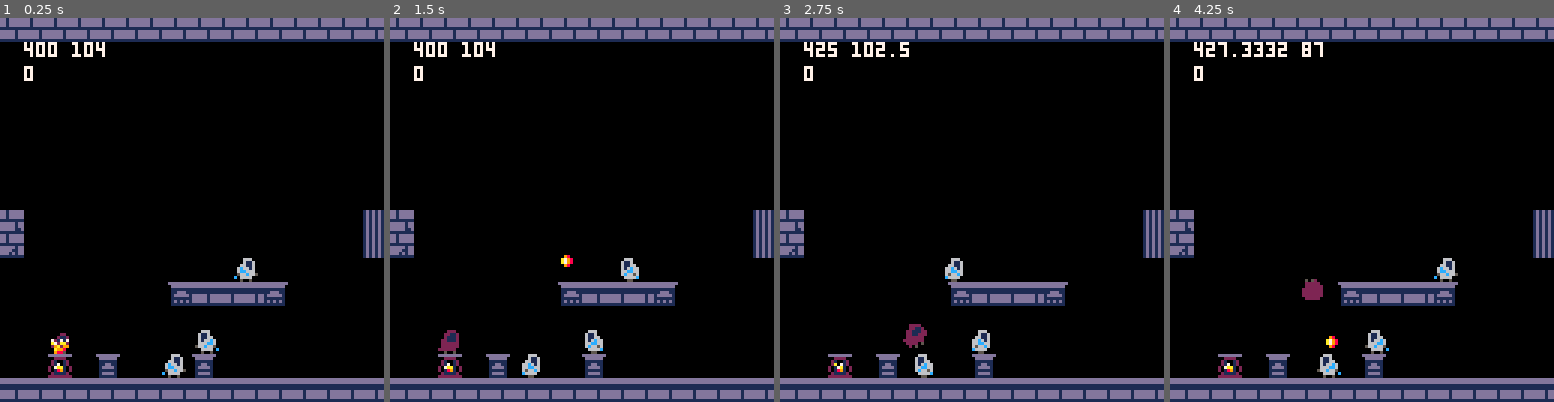
Above: before the commit, frames 1-4 (left to right).
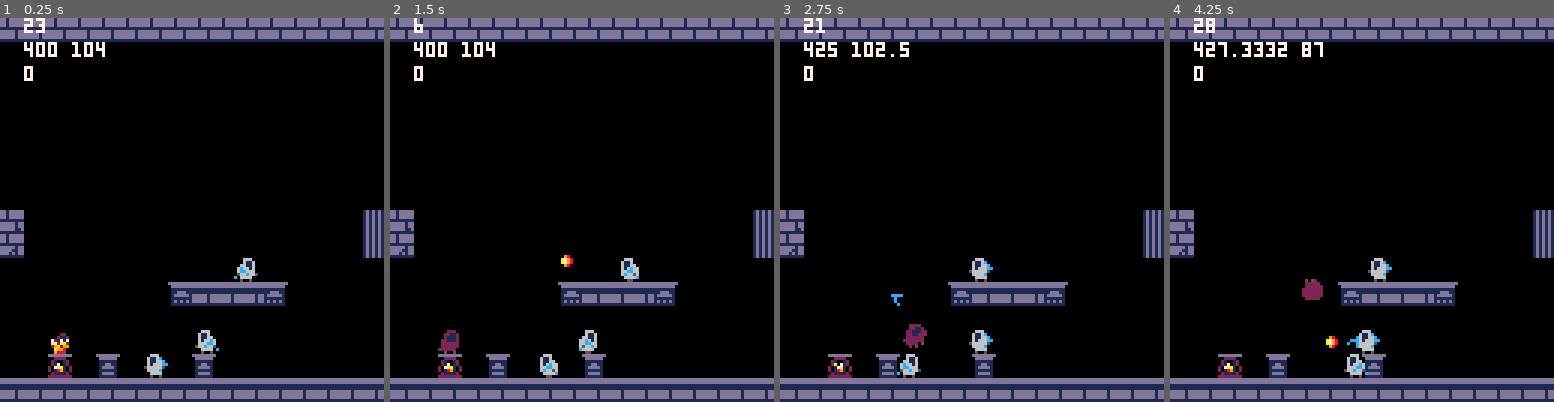
Above: after the commit, the same moments.

Repository: NunoDasNeves/pathofagni-pico8
Game: PICO-8 cartridge jumper.p8
Two runs of this game, one before a commit and one after it. Both use one fixed random seed, a clock stepped at 60 frames per second and the inputs below.
Inputs:
- Up to frame 1 (0.25 s): no input
- Up to frame 2 (1.5 s): tap X (X key) at 0.33, 1.07 s; tap O (Z key) at 0.7 s
- Up to frame 3 (2.75 s): hold Right 1.6-2.1 s; tap O (Z key) at 1.7, 2.1, 2.5 s; tap X (X key) at 1.85 s; hold Up 2.15-2.42 s; hold Right from 2.47 s (still down)
- Up to frame 4 (4.25 s): tap O (Z key) every 0.4 s from 2.9 to 4.1 s; tap X (X key) at 2.97, 4.08 s; release Right at 3.03 s; hold Left 3.08-3.58 s; hold Down 3.63-3.97 s; hold Right from 4.02 s (still down)

The runs differ from the first frame. In frame 1, 0.6% of the frame differs, in the area x 6-49%, y 0-94%; in frame 2, 0.7%; in frame 3, 1.2%; in frame 4, 1.4%, in the area x 6-75%, y 0-94%.

Commit message:
thrower throws icepicks at you

Diff:
--- a/jumper.p8
+++ b/jumper.p8
@@ -157,7 +157,7 @@
  spr(t.s+t.fr,t.x,t.y,1,1,flp)
 end
 
-function draw_fireball(f)
+function draw_smol_thang(f)
 	local sp = f.s + f.fr
  local sx = (f.sfr % 2) * 4
  local sy = (f.sfr \ 2) * 4
@@ -232,6 +232,7 @@
 	 w = 8,
 	 h = 8,
 	 hp = 3,
+	 goingrght = true, -- going to go after throwing
 	 burning = false,
 	 -- coll dimensions
 	 -- todo same as player..
@@ -241,6 +242,23 @@
 		cw = 5.99,
 		cx = 1,
 		cy = 1,
+		shcount = 0, -- throw stuff at player
+		range = 8*6, -- only throw at player in this range
+	},
+	[107] = { -- icepick
+	 init = init_icepick,
+	 update = update_icepick,
+	 burn = kill_icepick,
+	 draw = draw_smol_thang,
+	 w = 4,
+	 h = 4,
+	 vx = 1,
+	 vy = -4,
+	 g = 0.3,
+	 max_vy = 4,
+	 sfr = 0,
+	 xflip = false,
+	 yclip = false,
 	}
 }
 end
@@ -250,6 +268,73 @@
  if (l.lit) then
   l.s = l.i + 1
   curr_lantern = room.i+1
+ end
+end
+
+function init_icepick(t)
+	if (p.x < t.x) then
+		t.rght = false
+		t.vx = -t.vx
+	else
+		t.rght = true
+	end
+end
+
+function kill_icepick(t)
+	if (t.alive) then
+	 t.alive = false
+	 t.fr = 1
+	 t.sfr = 0
+	 t.fcnt = 0
+	end
+end
+
+function update_icepick(t)
+ if (not t.alive) then
+	 t.y += 0.5
+	 t.fcnt += 1
+	 if (t.fcnt & 1 == 0) then
+	 	t.sfr += 1
+	 end
+	 if (t.fcnt == 8) then
+		 del(thang, t)
+		end
+  return
+ end
+ -- spin around 'ax'is
+ if (t.fcnt > 0 and t.fcnt % 2 == 0) then
+  if (t.fcnt == 2) then
+   t.x += 2
+   t.y += 1
+  elseif (t.fcnt == 4) then
+   t.x -= 1
+  	t.y += 2
+  elseif (t.fcnt == 6) then
+  	t.x -= 2
+  	t.y -= 1
+  elseif (t.fcnt == 8) then
+			t.x += 1
+			t.y -= 2
+			t.fcnt = 0
+  end
+ 	if (t.sfr >= 3) then
+ 	 t.sfr = 0
+ 	else
+	 	t.sfr += 1
+	 end
+ end
+ t.fcnt += 1
+ t.vy += t.g
+ t.vy = clamp(t.vy,-t.max_vy,t.max_vy)
+ t.x += t.vx
+ t.y += t.vy
+
+ if (--collmap(f.x,f.y,0) or
+     collmap(t.x+2,t.y,1) or
+     collmap(t.x+2,t.y,2)) then
+ 	t.vx = 0
+ 	t.vy = 0
+ 	kill_icepick(t)
  end
 end
 
@@ -273,7 +358,9 @@
   end
   return
  end
+
  if (t.burning) then
+  t.throwing = false
   if (t.fcnt >= 4) then
    t.burning = false
    t.fcnt = 0
@@ -284,6 +371,26 @@
 	  return
 	 end
  end
+
+ if (t.throwing) then
+  if (p.x < t.x) then
+  	t.rght = false
+  else
+   t.rght = true
+  end
+  t.fr = 2
+	 if (t.fcnt >= 20) then
+	  t.throwing = false
+	  spawn_thang(107,t.x+4,t.y+4)
+	  t.fcnt = 0
+	  t.fr = 0
+	 else
+	  t.fcnt += 1
+	 end
+	 return
+ end
+ -- remember which way we were going
+ t.rght = t.goingrght
  if (t.rght) then
   t.vx = 0.75
  else
@@ -299,9 +406,20 @@
   t.rght = not t.rght
  end
 
- t.x = newx
-
- loop_anim(t,3,2)
+	t.goingrght = t.rght
+	t.x = newx
+	loop_anim(t,3,2)
+
+ if (t.shcount <= 0) then
+	 if (dist(p.x,p.y,t.x,t.y) <= t.range) then
+ 	 t.throwing = true
+ 	 t.fcnt = 0
+ 	end
+ 	t.shcount = 30
+ else
+  t.shcount -= 1
+ end
+ dbgstr = t.shcount
 end
 
 function burn_bat(b)
@@ -709,7 +827,7 @@
  f.fcnt = 0
  f.speed = 3
  f.fr = 0
- f.draw = draw_fireball
+ f.draw = draw_smol_thang
  f.update = update_fireball
  local ydir = 0
  local xdir = 0
@@ -761,6 +879,7 @@
 	f.yflip = false
 	f.sfr = 0
 	f.fr = 1
+	f.fcnt = 0
 end
 
 function update_fireball(f)
--- a/util.lua
+++ b/util.lua
@@ -29,3 +29,7 @@
     end
     return true
 end
+
+function dist(x0,y0,x1,y1)
+    return sqrt((x1-x0)*(x1-x0) + (y1-y0)*(y1-y0))
+end
